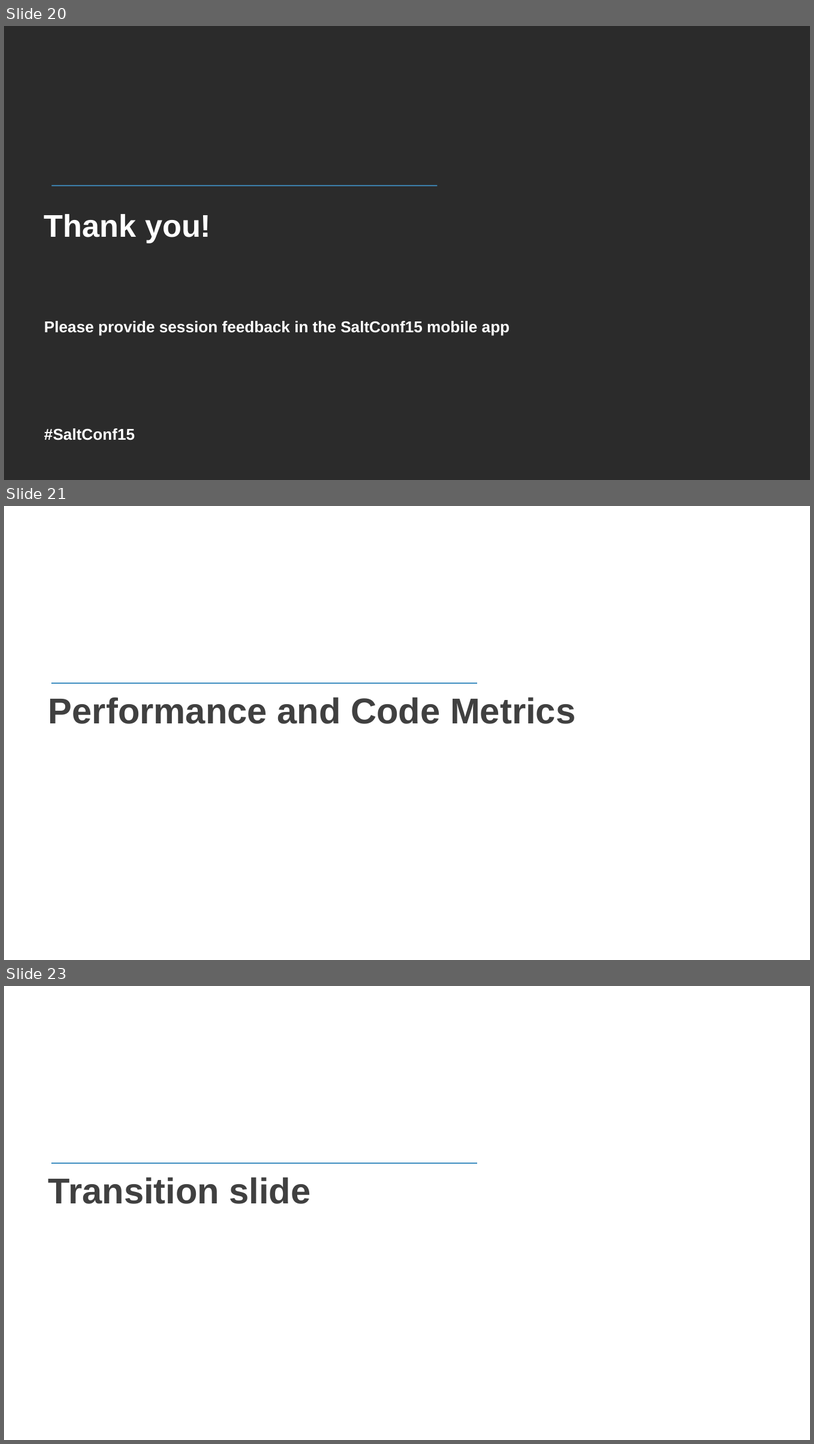
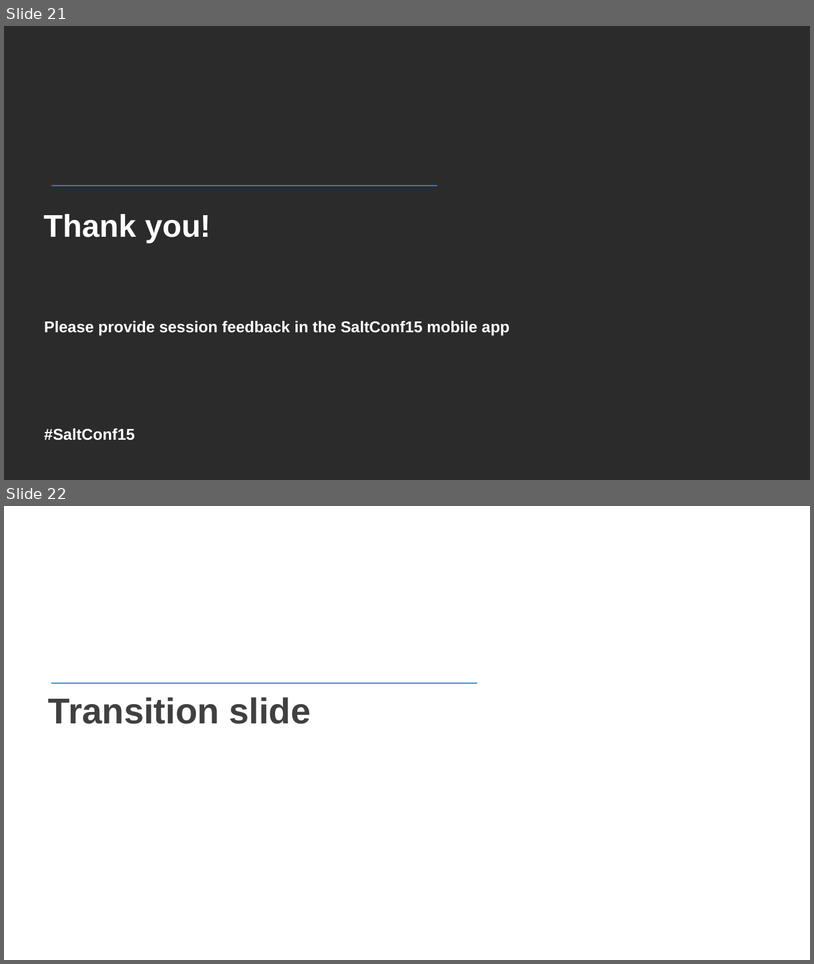
Before and after one commit to edlane/salt-reduce, a slide deck: rerun/saltconf15/SaltConf15 slide template.pptx.pptx. Shown one above the other, each under a label of ours: slides 20, 21 and 23 before the commit, slides 21 and 22 after it; the slides between them are not shown. The pictures are 814x1444 and 814x964 pixels, drawn with LibreOffice and Linux fonts; fonts in the diff are those of the drawing; background and template pictures are left out; a plain dark background stands for a picture behind light text. Boxes give left, top, right and bottom in pixels: in the first picture for what was removed or moved away, otherwise in the second. Text is boxed around its words. In the diff, an @@ line names an element or a change of style, - is before the commit and + after.

```diff
--- a/rerun/saltconf15/SaltConf15 slide template.pptx.pptx
+++ b/rerun/saltconf15/SaltConf15 slide template.pptx.pptx
@@ slide 21 removed at (4, 506, 810, 960), background picture (left out); not listed: 1 template element that a slide beside it also shows @@
@@ title removed at (48, 697, 576, 724) @@
-Performance and Code Metrics
@@ what was slide 20 is now slide 21 @@
@@ what was slide 23 is now slide 22 @@
```
Also in this commit, not shown: 4 slides changed, 1 slide added, 1 other slide removed.
